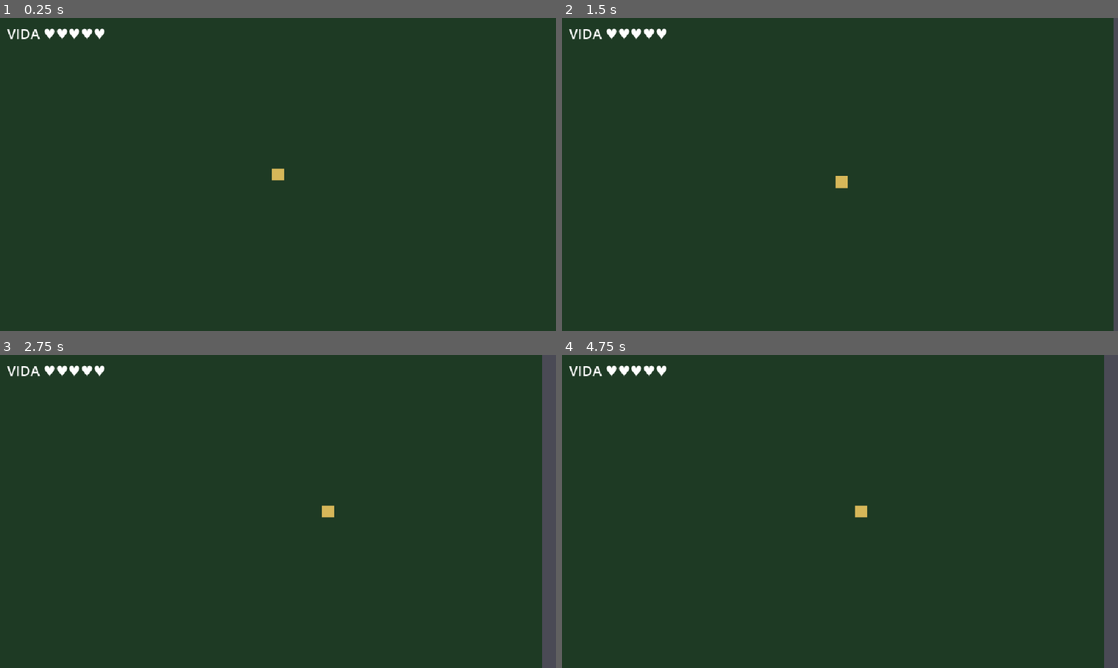
Above: before the commit, frames 1-4 (two rows, left to right).
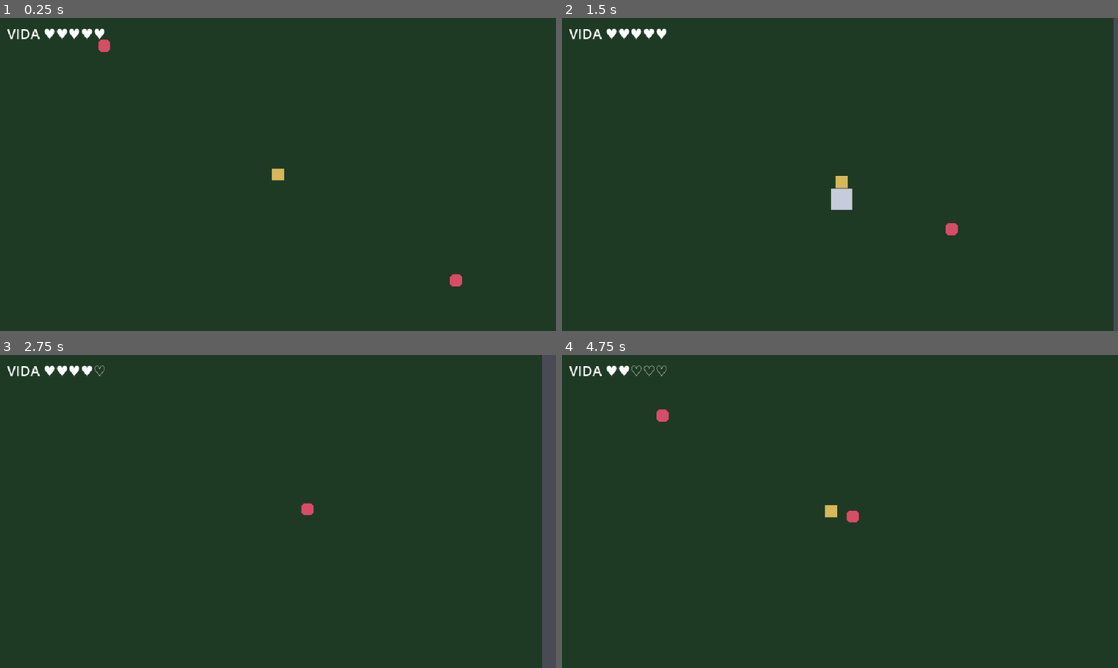
Above: after the commit, the same moments.

Repository: kimerabattlelands-lab/kimerian-rpg
Game: Godot game, scene res://scenes/main.tscn
The game is run twice, just before and just after one commit, with the same random seed, the same clock (stepped at 60 frames per second) and the same inputs.
Inputs:
- Up to frame 1 (0.25 s): no input
- Up to frame 2 (1.5 s): hold Right 0.53-1.28 s; hold D (mover_der) 0.53-1.28 s; tap Space (atacar, bound only after the commit) at 0.8, 1.35 s; hold S (mover_abajo) from 1.28 s (still down)
- Up to frame 3 (2.75 s): tap J at 1.55, 2.1 s; release S (mover_abajo) at 2.03 s; hold Right from 2.03 s (still down); tap X at 2.3 s
- Up to frame 4 (4.75 s): release Right at 2.78 s; hold W (mover_arriba) 2.78-3.53 s; tap X at 2.85 s; tap D (mover_der) at 3.05 s; hold D (mover_der) 3.53-4.28 s; hold A (mover_izq) from 3.53 s (still down); tap Space (atacar, bound only after the commit) at 3.8, 4.35 s; tap J at 4.55 s

The runs differ from the first frame. In frame 1, 0.2% of the frame differs, in the area x 17-84%, y 6-86%; in frame 2, 0.3%; in frame 3, 0.2%; in frame 4, 2.9%, in the area x 12-100%, y 0-100%.

Commit message:
M2+M3: espada con CD y enemigos con IA (patrulla/persecución/contacto); batería de 5 tests en verde

Diff:
--- /dev/null
+++ b/scenes/enemigo.tscn
@@ -0,0 +1,18 @@
+[gd_scene load_steps=3 format=3]
+
+[ext_resource type="Script" path="res://scripts/enemigo.gd" id="1_en"]
+
+[sub_resource type="RectangleShape2D" id="shape_enemigo"]
+size = Vector2(14, 14)
+
+[node name="Enemigo" type="CharacterBody2D"]
+collision_layer = 4
+collision_mask = 3
+script = ExtResource("1_en")
+
+[node name="Colision" type="CollisionShape2D" parent="."]
+shape = SubResource("shape_enemigo")
+
+[node name="Cuerpo" type="Polygon2D" parent="."]
+color = Color(0.85, 0.3, 0.4, 1)
+polygon = PackedVector2Array(-7, -4, -4, -7, 4, -7, 7, -4, 7, 4, 4, 7, -4, 7, -7, 4)
--- a/scenes/jugador.tscn
+++ b/scenes/jugador.tscn
@@ -7,7 +7,7 @@
 
 [node name="Jugador" type="CharacterBody2D"]
 collision_layer = 2
-collision_mask = 1
+collision_mask = 5
 script = ExtResource("1_jug")
 
 [node name="Colision" type="CollisionShape2D" parent="."]
--- /dev/null
+++ b/scripts/enemigo.gd
@@ -0,0 +1,86 @@
+extends CharacterBody2D
+
+## Enemigo básico: patrulla en ciclo determinista (sin RNG), persigue al
+## jugador si se acerca, daña por contacto (1 PV, con i-frames del jugador)
+## y muere a los 2 golpes de espada con retroceso y destello.
+
+signal muerto
+
+const PATRULLA := 40.0
+const PERSECUCION := 68.0
+const DETECCION := 150.0
+const VIDA_MAX := 2
+const DANO_CONTACTO := 1
+const DISTANCIA_CONTACTO := 20.0   # px: toque (7+7) es 14, margen holgado
+const PERIODO_PATRULLA := 1.5      # s por tramo antes de girar
+const FUERZA_RETROCESO := 120.0
+const DURACION_RETROCESO := 0.15
+
+const CICLO: Array = [Vector2.LEFT, Vector2.UP, Vector2.RIGHT, Vector2.DOWN]
+
+var vida: int = VIDA_MAX
+var objetivo  # jugador — dinámico a propósito: sin tipo global (class cache)
+var ia_activa: bool = true
+var _indice_ciclo: int = 0
+var _tiempo_tramo: float = 0.0
+var _retroceso: float = 0.0
+var _empuje: Vector2 = Vector2.ZERO
+
+
+func _physics_process(delta: float) -> void:
+	if _retroceso > 0.0:
+		_retroceso -= delta
+		velocity = _empuje
+	elif ia_activa:
+		velocity = _calcular_velocidad(delta)
+	else:
+		velocity = Vector2.ZERO
+
+	var antes: Vector2 = global_position
+	move_and_slide()
+
+	if ia_activa and _retroceso <= 0.0 and global_position.is_equal_approx(antes):
+		_avanzar_ciclo()  # atascado contra muro u otro cuerpo: gira ya
+
+	_contacto()
+
+
+func _calcular_velocidad(delta: float) -> Vector2:
+	if objetivo != null:
+		var dist: float = global_position.distance_to(objetivo.global_position)
+		if dist < DETECCION:
+			return (objetivo.global_position - global_position).normalized() * PERSECUCION
+	_tiempo_tramo -= delta
+	if _tiempo_tramo <= 0.0:
+		_avanzar_ciclo()
+	return CICLO[_indice_ciclo] * PATRULLA
+
+
+func _avanzar_ciclo() -> void:
+	_indice_ciclo = (_indice_ciclo + 1) % CICLO.size()
+	_tiempo_tramo = PERIODO_PATRULLA
+
+
+func _contacto() -> void:
+	if objetivo == null or vida <= 0:
+		return
+	var dist: float = global_position.distance_to(objetivo.global_position)
+	if dist < DISTANCIA_CONTACTO and objetivo.has_method("recibir_danio"):
+		objetivo.recibir_danio(DANO_CONTACTO, global_position)
+
+
+func recibir_danio(cantidad: int, origen: Vector2) -> bool:
+	## Misma interfaz que el jugador: espada y enemigos se llaman igual.
+	if vida <= 0:
+		return false
+	vida = maxi(0, vida - cantidad)
+	var dir := global_position - origen
+	_empuje = (dir if dir != Vector2.ZERO else Vector2.UP).normalized() * FUERZA_RETROCESO
+	_retroceso = DURACION_RETROCESO
+	var brillo := create_tween()
+	brillo.tween_property(self, "modulate", Color(2.0, 1.2, 1.2), 0.05)
+	brillo.tween_property(self, "modulate", Color.WHITE, 0.1)
+	if vida == 0:
+		muerto.emit()
+		queue_free()
+	return true
--- a/scripts/jugador.gd
+++ b/scripts/jugador.gd
@@ -1,24 +1,59 @@
 class_name Jugador
 extends CharacterBody2D
 
-## Jugador estilo Zelda ALttP: movimiento de 8 direcciones con corte nítido
-## (sin aceleración, como los clásicos), 5 PV, invulnerabilidad breve con
-## parpadeo y retroceso al recibir daño. La espada llega en el siguiente hito.
+## Jugador estilo Zelda ALttP: movimiento de 8 direcciones con corte nítido,
+## 5 PV con invulnerabilidad y retroceso, y espada con estocada en la
+## dirección que mira (hitbox cuadrada adelantada, golpe corto con CD).
 
 signal vida_cambiada(actual: int)
 signal muerto
 
-const VELOCIDAD := 95.0          # px/s ≈ 3 tiles de 32 px por segundo
+const VELOCIDAD := 95.0           # px/s ≈ 3 tiles de 32 px por segundo
 const VIDA_MAX := 5
-const FRAMES_INVULNERABLE := 45  # ~0,75 s a 60 fps
-const FUERZA_RETROCESO := 150.0  # px/s durante el retroceso
-const DURACION_RETROCESO := 0.15 # s
+const FRAMES_INVULNERABLE := 45   # ~0,75 s a 60 fps
+const FUERZA_RETROCESO := 150.0   # px/s durante el retroceso
+const DURACION_RETROCESO := 0.15  # s
+
+const DANO_ESPADA := 1
+const ALCANCE_ESPADA := 20.0      # px de adelanto del centro de la hitbox
+const TAMANO_ESPADA := 24.0       # px de lado
+const DURACION_GOLPE := 0.18      # s
+const ENFRIAMIENTO_ATAQUE := 0.35 # s de espera tras cada golpe
 
 var vida: int = VIDA_MAX
-var direccion: Vector2 = Vector2.DOWN  # última dirección de movimiento (para sprite/espada)
+var direccion: Vector2 = Vector2.DOWN  # última dirección (sprite y espada)
 var _invulnerable: int = 0
 var _retroceso: float = 0.0
 var _empuje: Vector2 = Vector2.ZERO
+var _golpeando: float = 0.0
+var _cd_ataque: float = 0.0
+var _ya_golpeados: Array = []  # cuerpos ya tocados en esta estocada
+
+var espada: Area2D
+
+
+func _ready() -> void:
+	_crear_espada()
+
+
+func _crear_espada() -> void:
+	espada = Area2D.new()
+	espada.collision_layer = 0
+	espada.collision_mask = 4  # capa enemigo
+	var forma := CollisionShape2D.new()
+	var rect := RectangleShape2D.new()
+	rect.size = Vector2(TAMANO_ESPADA, TAMANO_ESPADA)
+	forma.shape = rect
+	espada.add_child(forma)
+	var hoja := Polygon2D.new()
+	var h := TAMANO_ESPADA / 2.0
+	hoja.polygon = PackedVector2Array([
+		Vector2(-h, -h), Vector2(h, -h), Vector2(h, h), Vector2(-h, h)])
+	hoja.color = Color(0.78, 0.8, 0.86)
+	espada.add_child(hoja)
+	add_child(espada)
+	espada.visible = false
+	espada.monitoring = true  # siempre activa: miramos solapes durante el golpe
 
 
 func _physics_process(delta: float) -> void:
@@ -27,6 +62,15 @@
 		$Cuerpo.visible = (_invulnerable / 3) % 2 == 0  # parpadeo rápido
 	else:
 		$Cuerpo.visible = true
+
+	if _cd_ataque > 0.0:
+		_cd_ataque -= delta
+	if _golpeando > 0.0:
+		_golpeando -= delta
+		_procesar_golpe()
+		if _golpeando <= 0.0:
+			espada.visible = false
+			_ya_golpeados.clear()
 
 	if _retroceso > 0.0:
 		_retroceso -= delta
@@ -38,7 +82,32 @@
 			velocity = direccion * VELOCIDAD
 		else:
 			velocity = Vector2.ZERO  # corte nítido al soltar
+		if Input.is_action_just_pressed("atacar") and _cd_ataque <= 0.0:
+			_atacar()
 	move_and_slide()
+
+
+func _atacar() -> void:
+	_golpeando = DURACION_GOLPE
+	_cd_ataque = DURACION_GOLPE + ENFRIAMIENTO_ATAQUE
+	_ya_golpeados.clear()
+	espada.visible = true
+	_posicionar_espada()
+
+
+func _posicionar_espada() -> void:
+	espada.global_position = global_position + direccion * ALCANCE_ESPADA
+	espada.rotation = direccion.angle()
+
+
+func _procesar_golpe() -> void:
+	_posicionar_espada()
+	for cuerpo in espada.get_overlapping_bodies():
+		if cuerpo in _ya_golpeados:
+			continue
+		_ya_golpeados.append(cuerpo)
+		if cuerpo.has_method("recibir_danio"):
+			cuerpo.recibir_danio(DANO_ESPADA, global_position)
 
 
 func recibir_danio(cantidad: int, origen: Vector2) -> bool:
--- a/scripts/main.gd
+++ b/scripts/main.gd
@@ -1,18 +1,26 @@
 extends Node2D
 
-## Sala principal: construye la habitación, al jugador, cámara y HUD.
+## Sala principal: construye la habitación, al jugador, cámara, HUD y enemigos.
 ## Arranque normal: `godot-headless --path . --quit-after 60` (prueba de carga).
-## Con usuario:    `godot-headless --path . -- --test` (test de movimiento,
-## sale con código 0 = OK, 1 = FALLO).
+## Con usuario:    `godot-headless --path . -- --test` — batería completa
+## (movimiento, espada, muerte de enemigo, contacto, i-frames) y sale con
+## código 0 = todo OK / 1 = hay FALLO.
 
 ## Preloads: sin referencias al class_name global, que headless no resuelve
 ## sin pasar por el editor (evitamos la dependencia del class cache).
 const FICHA_JUGADOR := preload("res://scripts/jugador.gd")
+const FICHA_ENEMIGO := preload("res://scripts/enemigo.gd")
 const EscenaJugador := preload("res://scenes/jugador.tscn")
+const EscenaEnemigo := preload("res://scenes/enemigo.tscn")
 
 const ANCHO_SALA := 800
 const ALTO_SALA := 576
 const GROSOR_PARED := 16
+
+const ENEMIGOS_MUNDO: Array = [
+	[Vector2(200, 150), true],
+	[Vector2(605, 420), true],
+]
 
 var jugador  # dinámico a propósito: sin tipo global (ver preload de arriba)
 var _hud: Label
@@ -23,9 +31,10 @@
 	_crear_sala()
 	_crear_jugador()
 	_crear_hud()
+	_crear_enemigos_mundo()
 	print("KIMERIAN_LISTO sala=", ANCHO_SALA, "x", ALTO_SALA)
 	if OS.get_cmdline_user_args().has("--test"):
-		_test_movimiento()
+		_test_bateria()
 
 
 func _registrar_entradas() -> void:
@@ -34,6 +43,7 @@
 		"mover_abajo": [KEY_S, KEY_DOWN],
 		"mover_izq": [KEY_A, KEY_LEFT],
 		"mover_der": [KEY_D, KEY_RIGHT],
+		"atacar": [KEY_SPACE, KEY_J, KEY_X],
 	}
 	for accion in teclas:
 		if InputMap.has_action(accion):
@@ -109,20 +119,90 @@
 	return texto
 
 
-func _test_movimiento() -> void:
-	## Pulsa "mover_der" 0,5 s y exige que el jugador se haya desplazado
-	## y conserve los 5 PV. Sale con código 0 (OK) o 1 (FALLO).
+func _crear_enemigos_mundo() -> void:
+	for fila in ENEMIGOS_MUNDO:
+		var enemigo = EscenaEnemigo.instantiate()
+		enemigo.position = fila[0]
+		enemigo.ia_activa = fila[1]
+		enemigo.objetivo = jugador
+		add_child(enemigo)
+
+
+# --------------------------------------------------------------------- tests
+
+func _pulsar(accion: String) -> void:
+	Input.action_press(accion)
+	await get_tree().physics_frame
+	Input.action_release(accion)
+
+
+func _test_bateria() -> void:
+	## Cinco comprobaciones con salida de una línea cada una; exit 0 solo si
+	## las cinco dicen OK. Tiempos en segundos de juego (create_timer).
+	var resultados: Array[String] = []
+
+	# 1) Movimiento: 0,5 s pulsando derecha ⇒ >30 px en X y 5 PV intactos.
 	var pos0: Vector2 = jugador.global_position
-	Input.action_press("mover_der")
-	await get_tree().create_timer(0.1).timeout
-	print("DBG fuerza=", Input.get_action_strength("mover_der"),
-			" accion_registrada=", InputMap.has_action("mover_der"),
-			" vel=", jugador.velocity, " pos=", jugador.global_position,
-			" proc_fisicas=", jugador.is_physics_processing())
-	await get_tree().create_timer(0.4).timeout
-	Input.action_release("mover_der")
+	await _pulsar_mantenido("mover_der", 0.5)
+	var dx: float = jugador.global_position.x - pos0.x
+	var ok1: bool = dx > 30.0 and jugador.vida == FICHA_JUGADOR.VIDA_MAX
+	resultados.append("TEST_MOVIMIENTO dx=%.1f vida=%d -> %s"
+			% [dx, jugador.vida, "OK" if ok1 else "FALLO"])
+
+	# 2) Espada: enemigo de prueba (sin IA) a 34 px, 2 PV ⇒ 1 PV tras un golpe.
+	var enemigo = EscenaEnemigo.instantiate()
+	enemigo.ia_activa = false
+	enemigo.objetivo = jugador
+	enemigo.position = jugador.global_position + Vector2(34, 0)
+	add_child(enemigo)
+	jugador.direccion = Vector2.RIGHT
+	await _pulsar("atacar")
+	await get_tree().create_timer(0.3).timeout
+	var ok2: bool = is_instance_valid(enemigo) and enemigo.vida == FICHA_ENEMIGO.VIDA_MAX - 1
+	resultados.append("TEST_ESPADA vida_enemigo=%s -> %s"
+			% ["libre" if not is_instance_valid(enemigo) else str(enemigo.vida),
+			   "OK" if ok2 else "FALLO"])
+
+	# 3) Segunda estocada (tras el CD de 0,53 s) ⇒ muerte y liberación del nodo.
+	# El retroceso del primer golpe empujó al enemigo fuera de alcance: el
+	# jugador se acercaría, así que el test vuelve a ponerlo a 34 px.
+	await get_tree().create_timer(0.35).timeout
+	if is_instance_valid(enemigo):
+		enemigo.position = jugador.global_position + Vector2(34, 0)
+	await _pulsar("atacar")
+	await get_tree().create_timer(0.3).timeout
 	await get_tree().physics_frame
-	var dx: float = jugador.global_position.x - pos0.x
-	var ok: bool = dx > 30.0 and jugador.vida == FICHA_JUGADOR.VIDA_MAX
-	print("TEST_MOVIMIENTO dx=", "%.1f" % dx, " vida=", jugador.vida, " -> ", "OK" if ok else "FALLO")
-	get_tree().quit(0 if ok else 1)
+	var ok3: bool = not is_instance_valid(enemigo)
+	resultados.append("TEST_MUERTE enemigo_libre=%s -> %s"
+			% [str(ok3), "OK" if ok3 else "FALLO"])
+
+	# 4) Contacto: enemigo a 16 px ⇒ exactamente 1 PV de daño.
+	var enemigo2 = EscenaEnemigo.instantiate()
+	enemigo2.ia_activa = false
+	enemigo2.objetivo = jugador
+	enemigo2.position = jugador.global_position + Vector2(16, 0)
+	add_child(enemigo2)
+	await get_tree().create_timer(0.3).timeout
+	var ok4: bool = jugador.vida == FICHA_JUGADOR.VIDA_MAX - 1
+	resultados.append("TEST_CONTACTO vida_jugador=%d -> %s"
+			% [jugador.vida, "OK" if ok4 else "FALLO"])
+
+	# 5) i-frames: 0,2 s después y sigue pegado ⇒ sin segundo daño (0,75 s de escudo).
+	await get_tree().create_timer(0.2).timeout
+	var ok5: bool = jugador.vida == FICHA_JUGADOR.VIDA_MAX - 1
+	resultados.append("TEST_INVULNERABLE vida=%d -> %s"
+			% [jugador.vida, "OK" if ok5 else "FALLO"])
+
+	var todos := true
+	for linea in resultados:
+		print(linea)
+		if "FALLO" in linea:
+			todos = false
+	get_tree().quit(0 if todos else 1)
+
+
+func _pulsar_mantenido(accion: String, segundos: float) -> void:
+	Input.action_press(accion)
+	await get_tree().create_timer(segundos).timeout
+	Input.action_release(accion)
+	await get_tree().physics_frame
